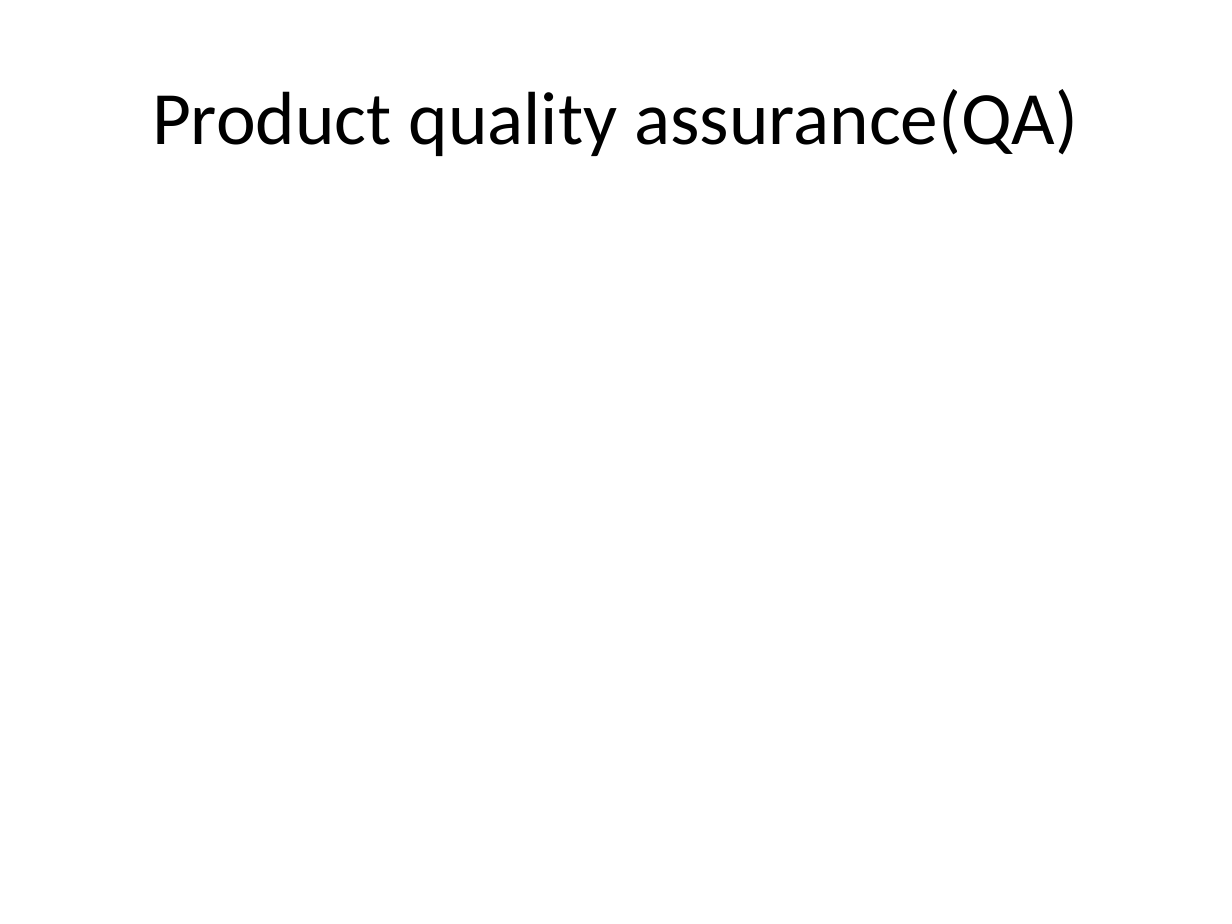
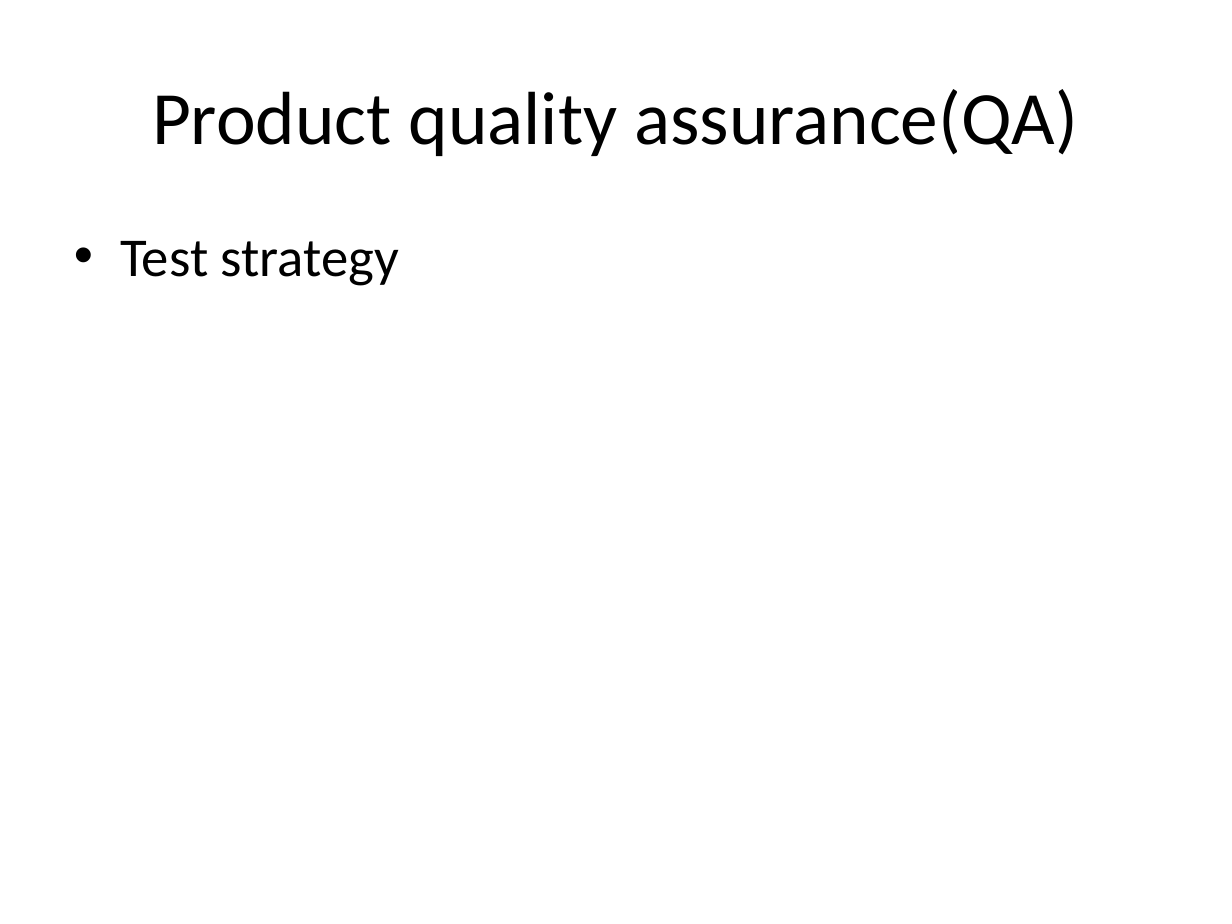
Before and after one commit to runningproject/documents, a slide deck: slide 16 of projectplan.pptx (slide 11 before the commit). Drawn at 1232x924 pixels with LibreOffice and Linux fonts; fonts in the diff are those of the drawing. Boxes give left, top, right and bottom in pixels: in the first picture for what was removed or moved away, otherwise in the second. Text is boxed around its words. In the diff, an @@ line names an element or a change of style, - is before the commit and + after.

```diff
--- a/projectplan.pptx
+++ b/projectplan.pptx
@@ text added at <box>120,241,399,286</box>, 32 pt, text #000000 @@
+• Test strategy
```
Also in this commit, not shown: 5 other slides changed, 4 slides added, 1 other file.
